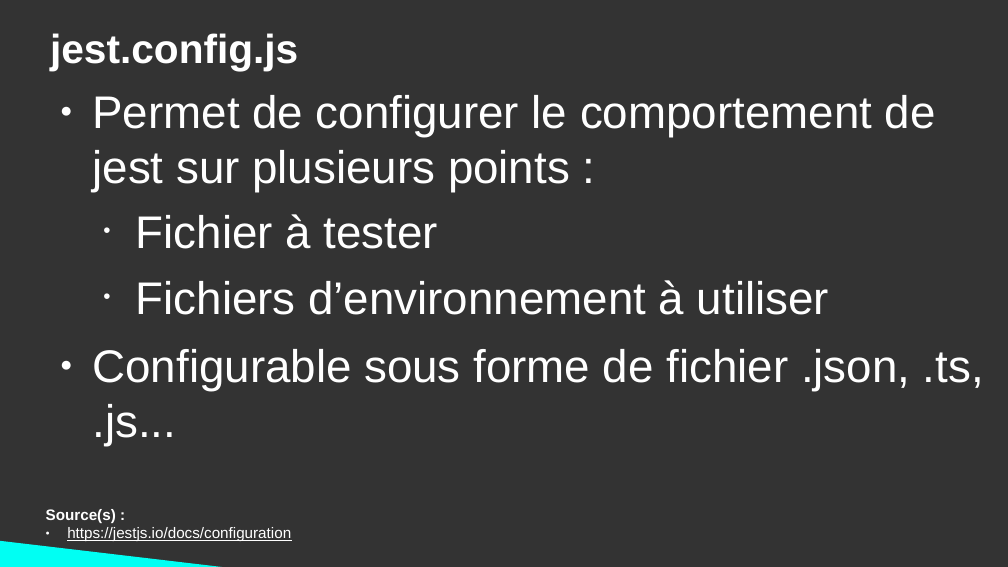
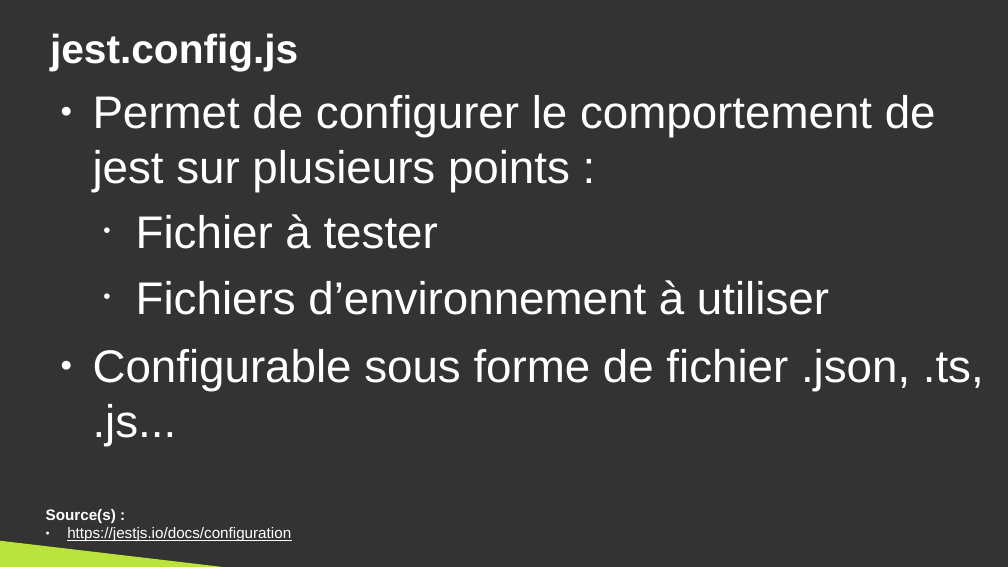
Before and after one commit to DanYellow/cours, a slide deck: slide 55 of developpement-front-s5/travaux-pratiques/numero-1/presentation.odp (slide 54 before the commit). Drawn at 1008x567 pixels with LibreOffice and Linux fonts; fonts in the diff are those of the drawing. Boxes give left, top, right and bottom in pixels: in the first picture for what was removed or moved away, otherwise in the second. Text is boxed around its words. In the diff, an @@ line names an element or a change of style, - is before the commit and + after.

```diff
--- a/developpement-front-s5/travaux-pratiques/numero-1/presentation.odp
+++ b/developpement-front-s5/travaux-pratiques/numero-1/presentation.odp
@@ right triangle at [0, 518, 331, 567]: fill #00FFF3 to #BBE33D @@
```
Also in this commit, not shown: 3 other slides changed, 1 slide added, 13 other files.
